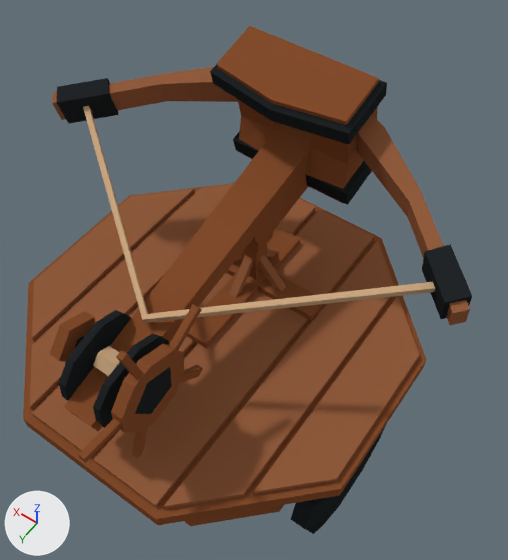
The Blender file runtime/frontend/models/buildings/crossbow/crossbow.blend: old version first, new version second.
Rendered twice from a 50 mm camera at (-1.34, 1.52, 4.0) aimed at (-0.07, -0.25, 1.22). Every picture has the same lights, and +X, +Y and +Z are marked at lower left. The first picture is the older version.

The first picture shows 'base', 'bracket', 'cog_left', 'deck', 'skin', 'wheel'.
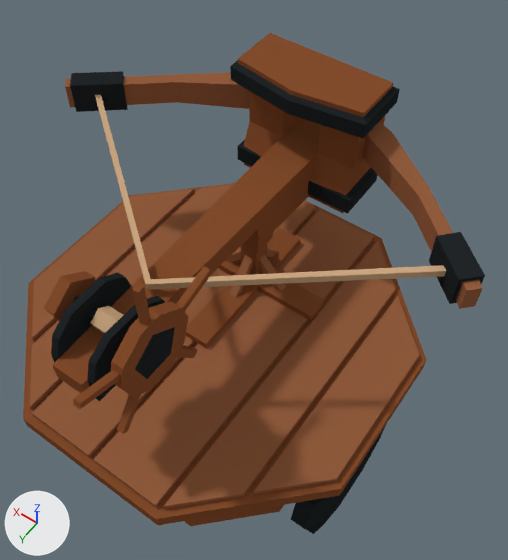
Commit message: models: update crossbow blend

Boxes [x1, y1, x2, y2] around the edits, measured in the pictures (508 x 560 px):
'skin', turned: before [52, 26, 472, 432]; after [51, 33, 485, 401]
'wheel', moved, turned: before [50, 304, 203, 463]; after [44, 266, 212, 434]

Edits to the bpy script that builds the scene:
```text
Change ob_wheel:
    ob_wheel.location: (0.0052, 0.631, 1.533) -> (0.0052, 0.585, 1.767)
    ob_wheel.rotation_euler: (0.0, 0.0, 0.0) -> (0.238, 0.0, 0.0)  # degrees (0, 0, 0) -> degrees (14, 0, 0)
Change ob_skin:
    ob_skin.rotation_euler: (0.0, 0.0, 0.0) -> (0.238, 0.0, 0.0)  # degrees (0, 0, 0) -> degrees (14, 0, 0)
```
